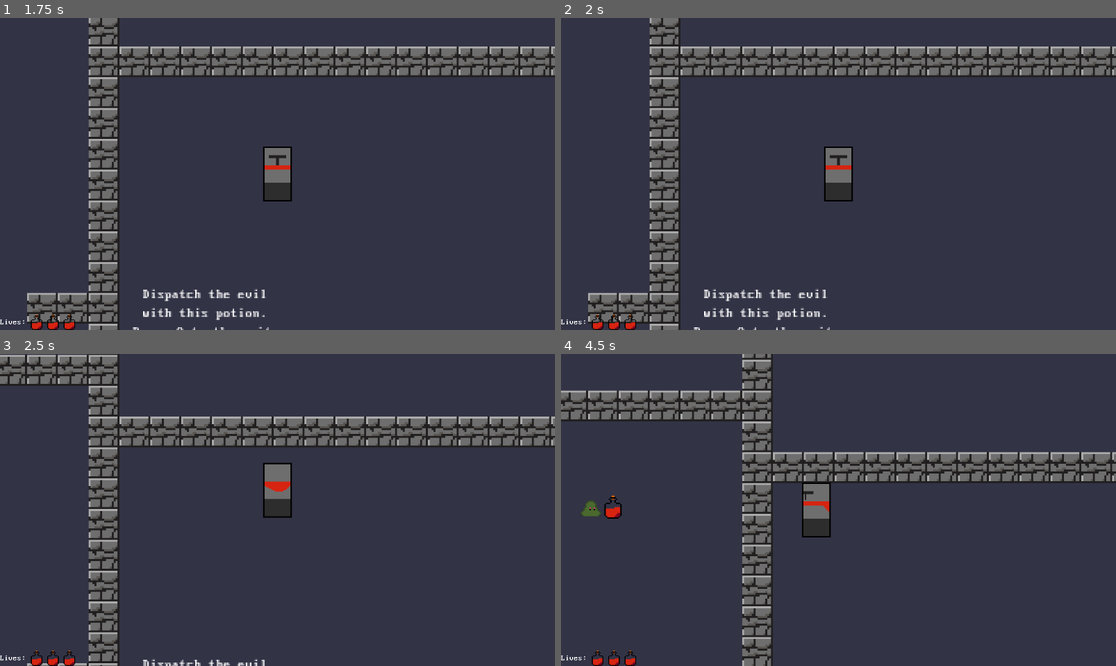
Above: before the commit, frames 1-4 (two rows, left to right).
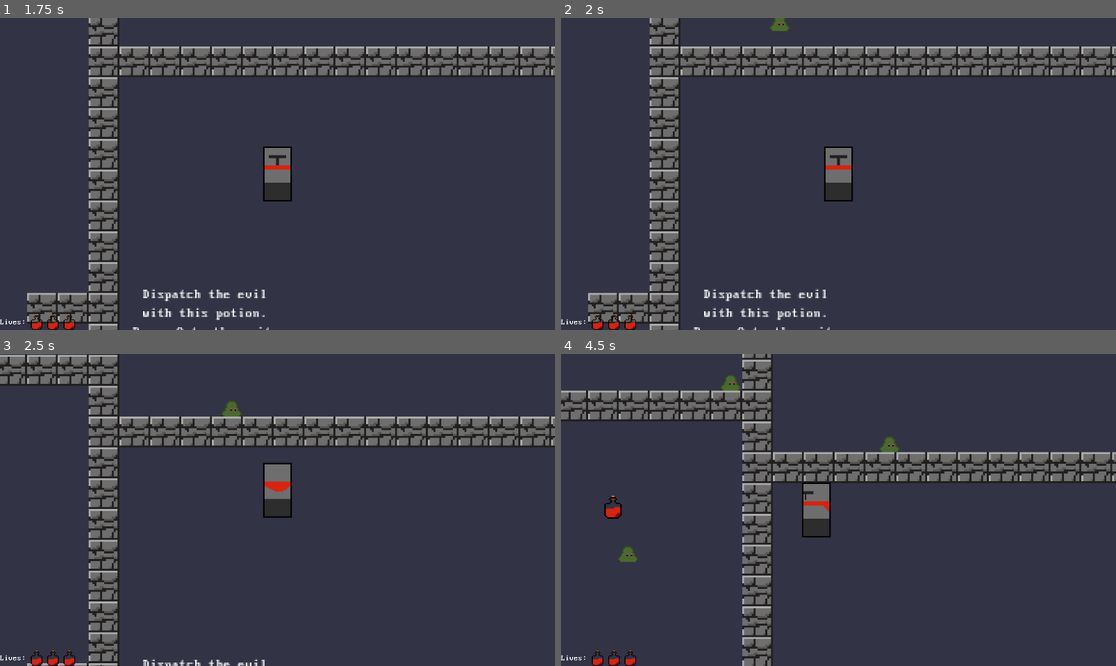
Above: after the commit, the same moments.

Repository: AStellarScene/Liberandum-Game-Refresh
Game: Godot game, scene res://scenes/start.tscn
Same seed, same stepped clock (60 frames per second), same inputs: the game is played once before the commit and once after it.
Inputs:
- Up to frame 1 (1.75 s): click "Start" at 0.5 s; click "Play" at 1.25 s
- Up to frame 2 (2 s): no input
- Up to frame 3 (2.5 s): tap Q (throw) at 2 s; hold Up (ui_up) from 2.03 s (still down); hold Q (throw) from 2.03 s (still down)
- Up to frame 4 (4.5 s): release Q (throw) at 2.78 s; tap Q (throw) at 2.85, 3.5, 4.35 s; release Up (ui_up) at 3.53 s; hold Q (throw) 3.53-4.28 s; hold Left (ui_left) from 3.53 s (still down)

Frame 1 is identical in both runs. In frame 2, 0.1% of the frame differs, in the area x 37-42%, y 0-5%; in frame 3, 0.1%; in frame 4, 0.5%, in the area x 3-61%, y 6-67%.

Commit message:
changed slime tracking, reset when lives are lost

Diff:
--- a/scenes/Level.tscn
+++ b/scenes/Level.tscn
@@ -16,7 +16,7 @@
 [ext_resource type="PackedScene" uid="uid://b8hjdg6nwhrq4" path="res://scenes/enemy_slime.tscn" id="15_7yrfw"]
 [ext_resource type="PackedScene" uid="uid://ba31wfhgdntru" path="res://scenes/potion_grab.tscn" id="17_e12yb"]
 [ext_resource type="AudioStream" uid="uid://g516ksgod4i4" path="res://music/level.mp3" id="17_k3mse"]
-[ext_resource type="PackedScene" uid="uid://dkwb2q4ulckba" path="res://scenes/Potion.tscn" id="17_uwlpo"]
+[ext_resource type="PackedScene" uid="uid://dkwb2q4ulckba" path="res://scenes/health_grab.tscn" id="17_uwlpo"]
 
 [sub_resource type="TileSetAtlasSource" id="TileSetAtlasSource_v4gtq"]
 texture = ExtResource("1_6om6q")
@@ -149,50 +149,44 @@
 offset_bottom = 0.0
 grow_vertical = 0
 
-[node name="EnemySlime" parent="." node_paths=PackedStringArray("endPoint") instance=ExtResource("15_7yrfw")]
+[node name="EnemySlime" parent="." instance=ExtResource("15_7yrfw")]
 position = Vector2(1576, -424)
 scale = Vector2(3, 3)
-endPoint = NodePath("Marker2D")
 
 [node name="Marker2D" type="Marker2D" parent="EnemySlime"]
 position = Vector2(-136, 0)
 
-[node name="EnemySlime4" parent="." node_paths=PackedStringArray("endPoint") instance=ExtResource("15_7yrfw")]
+[node name="EnemySlime4" parent="." instance=ExtResource("15_7yrfw")]
 position = Vector2(-216, -320)
 scale = Vector2(3, 3)
-endPoint = NodePath("../EnemySlime/Marker2D")
 
 [node name="Marker2D" type="Marker2D" parent="EnemySlime4"]
 position = Vector2(-136, 0)
 
-[node name="EnemySlime2" parent="." node_paths=PackedStringArray("endPoint") instance=ExtResource("15_7yrfw")]
+[node name="EnemySlime2" parent="." instance=ExtResource("15_7yrfw")]
 position = Vector2(1152, 1544)
 scale = Vector2(3, 3)
-endPoint = NodePath("../EnemySlime/Marker2D")
 
 [node name="Marker2D" type="Marker2D" parent="EnemySlime2"]
 position = Vector2(152, 0)
 
-[node name="EnemySlime5" parent="." node_paths=PackedStringArray("endPoint") instance=ExtResource("15_7yrfw")]
+[node name="EnemySlime5" parent="." instance=ExtResource("15_7yrfw")]
 position = Vector2(176, -72)
 scale = Vector2(3, 3)
-endPoint = NodePath("../EnemySlime/Marker2D")
 
 [node name="Marker2D" type="Marker2D" parent="EnemySlime5"]
 position = Vector2(152, 0)
 
-[node name="EnemySlime6" parent="." node_paths=PackedStringArray("endPoint") instance=ExtResource("15_7yrfw")]
+[node name="EnemySlime6" parent="." instance=ExtResource("15_7yrfw")]
 position = Vector2(-624, 288)
 scale = Vector2(3, 3)
-endPoint = NodePath("../EnemySlime/Marker2D")
 
 [node name="Marker2D" type="Marker2D" parent="EnemySlime6"]
 position = Vector2(128, 0)
 
-[node name="EnemySlime3" parent="." node_paths=PackedStringArray("endPoint") instance=ExtResource("15_7yrfw")]
+[node name="EnemySlime3" parent="." instance=ExtResource("15_7yrfw")]
 position = Vector2(-576, 1480)
 scale = Vector2(3, 3)
-endPoint = NodePath("../EnemySlime/Marker2D")
 
 [node name="Marker2D" type="Marker2D" parent="EnemySlime3"]
 position = Vector2(101.333, 0)
--- a/scenes/Player.tscn
+++ b/scenes/Player.tscn
@@ -67,6 +67,7 @@
 [node name="Player" type="CharacterBody2D"]
 texture_filter = 1
 scale = Vector2(3, 3)
+collision_layer = 3
 script = ExtResource("1_1hwyr")
 
 [node name="AnimatedSprite2D" type="AnimatedSprite2D" parent="."]
--- a/scenes/enemy_slime.tscn
+++ b/scenes/enemy_slime.tscn
@@ -157,6 +157,9 @@
 radius = 10.3333
 height = 26.6667
 
+[sub_resource type="CircleShape2D" id="CircleShape2D_6ml8p"]
+radius = 78.0064
+
 [node name="EnemySlime" type="CharacterBody2D"]
 script = ExtResource("1_7ffhu")
 
@@ -172,3 +175,12 @@
 
 [node name="CollisionShape2D" type="CollisionShape2D" parent="Hurt Box"]
 shape = SubResource("CapsuleShape2D_i2ou7")
+
+[node name="Detect Box" type="Area2D" parent="."]
+collision_layer = 2
+
+[node name="CollisionShape2D" type="CollisionShape2D" parent="Detect Box"]
+shape = SubResource("CircleShape2D_6ml8p")
+
+[connection signal="area_entered" from="Detect Box" to="." method="_on_detect_box_area_entered"]
+[connection signal="area_exited" from="Detect Box" to="." method="_on_detect_box_area_exited"]
--- a/scripts/EnemySlime.gd
+++ b/scripts/EnemySlime.gd
@@ -1,41 +1,27 @@
 extends CharacterBody2D
 
-@export var speed = 100
-@export var limit = 0.5
-@export var endPoint: Marker2D
+@onready var player = $"../Player"
 
-@onready var animations = $AnimatedSprite2D
-
-var startPosition
-var endPosition
-
-func _ready():
-	startPosition = position
-	endPosition = endPoint.global_position
-
-func changeDirection():
-	var tempEnd = endPosition
-	endPosition = startPosition
-	startPosition = tempEnd
-
-func updateVelocity():
-	var moveDirection = (endPosition - position)
-	if moveDirection.length() < limit:
-		changeDirection()
-
-	velocity = moveDirection.normalized() * speed
-
-func updateAnimation():
-	var animationString = "walkup"
-	if velocity.y > 0:
-		animationString = "walkdown"
-
-	animations.play(animationString)
+var track = false
 
 func _physics_process(delta):
-	updateVelocity()
-	move_and_slide()
-	updateAnimation()
+	if track == true:
+		var direction = global_position.direction_to(player.global_position)
+		velocity = direction * 130
+		move_and_slide()
+
+
+func _on_hit_box_area_entered(area):
+	if track == true:
+		queue_free()
+
+
+func _on_detect_box_area_entered(area):
+	track = true
+
+
+func _on_detect_box_area_exited(area):
+	track = false
 
 func take_damage():
 	print("Damage")
--- a/scripts/Player.gd
+++ b/scripts/Player.gd
@@ -53,8 +53,10 @@
 		changedHealth.emit()
 		print(currentHealth)
 	if area.is_in_group("enemy"):
-		if currentHealth > 0:
+		if currentHealth > 1:
 			currentHealth -= 1
+		else:
+			get_tree().change_scene_to_file("res://scenes/start.tscn")
 		changedHealth.emit()
 		print(currentHealth)
 	if area.is_in_group("throwing"):
Not shown: 1 places in scenes/enemy_slime.tscn that only renumber resources
